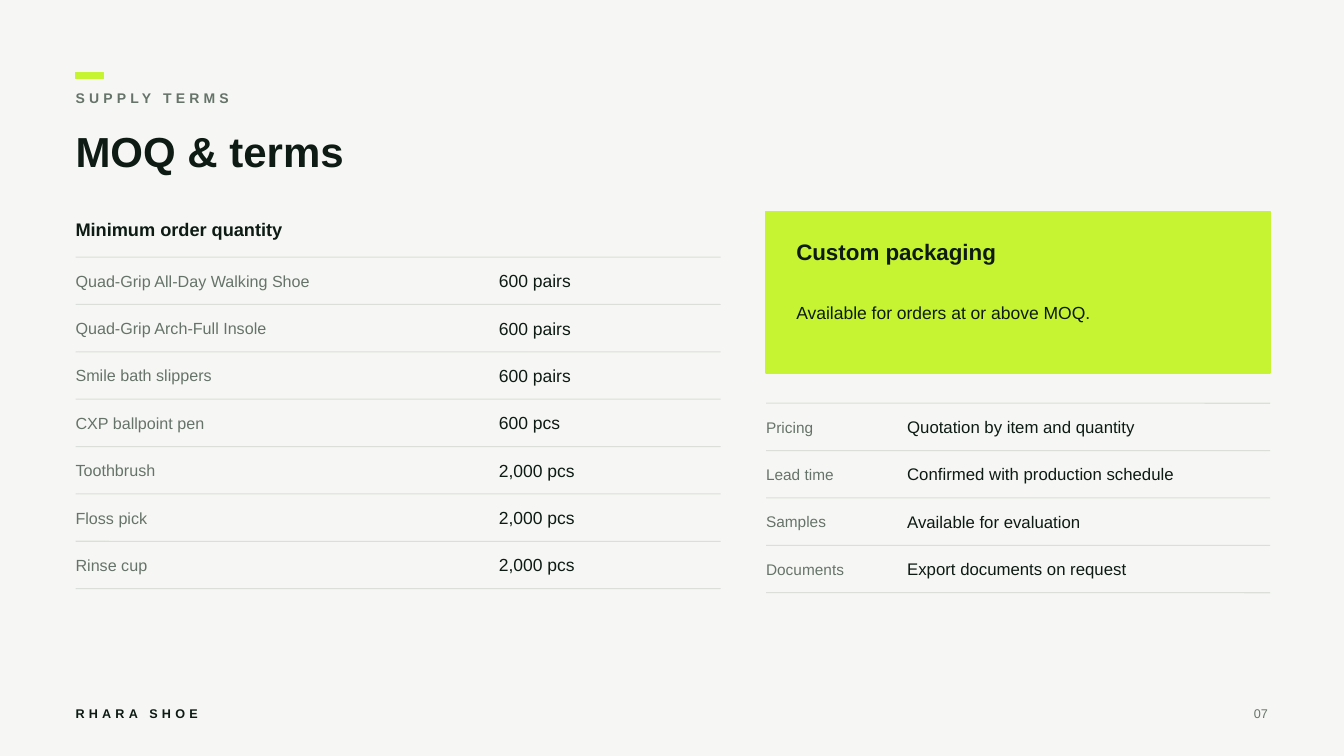
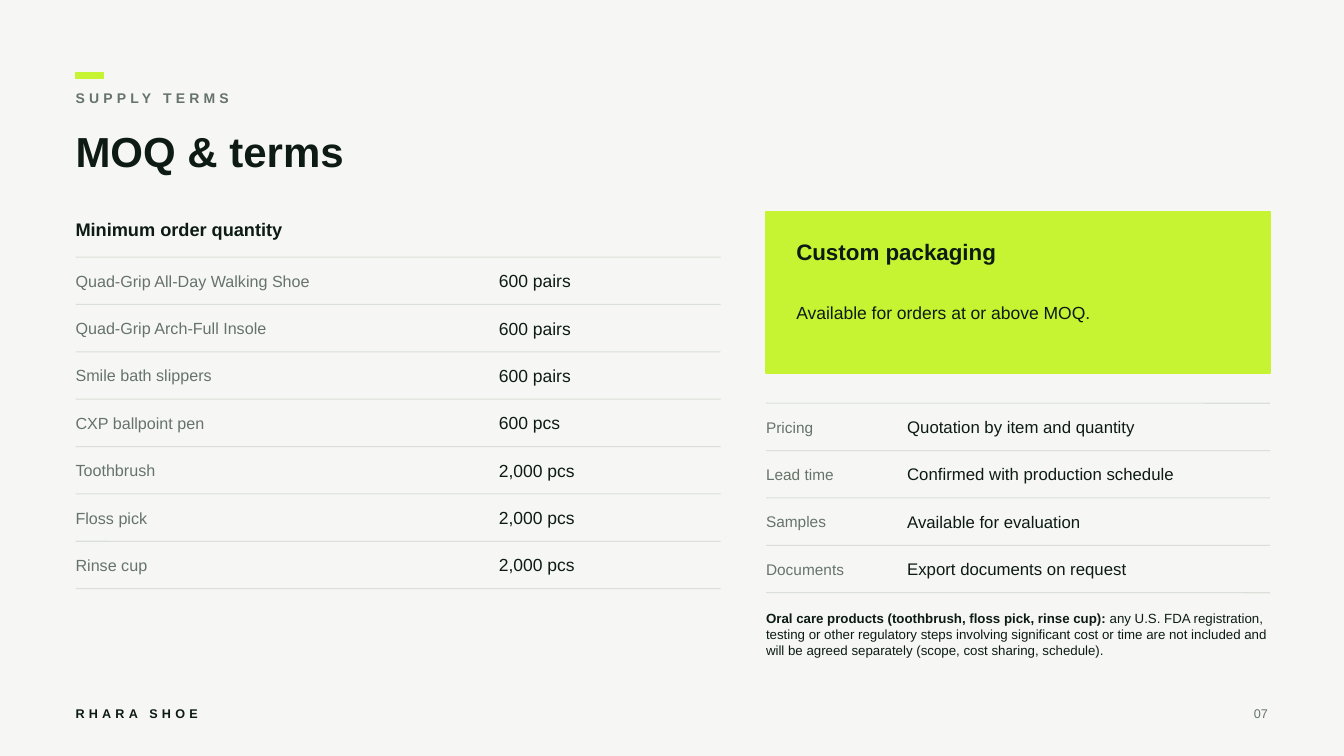
Before and after one commit to ydcompany89/harness-system, a slide deck: slide 7 of launch/rs/sales/RHARA_SHOE_Product_Introduction_EN.pptx. Drawn at 1344x756 pixels with LibreOffice and Linux fonts; fonts in the diff are those of the drawing. Boxes give left, top, right and bottom in pixels: in the first picture for what was removed or moved away, otherwise in the second. Text is boxed around its words. In the diff, an @@ line names an element or a change of style, - is before the commit and + after.

```diff
--- a/launch/rs/sales/RHARA_SHOE_Product_Introduction_EN.pptx
+++ b/launch/rs/sales/RHARA_SHOE_Product_Introduction_EN.pptx
@@ text added at box(766, 613, 1266, 658), 9.5 pt, text #0D1B14 @@
+Oral care products (toothbrush, floss pick, rinse cup): any U.S. FDA registration, testing or other regulatory steps involving significant cost or time are not included and will be agreed separately (scope, cost sharing, schedule).
```
Also in this commit, not shown: 4 other slides changed, 2 other files.
